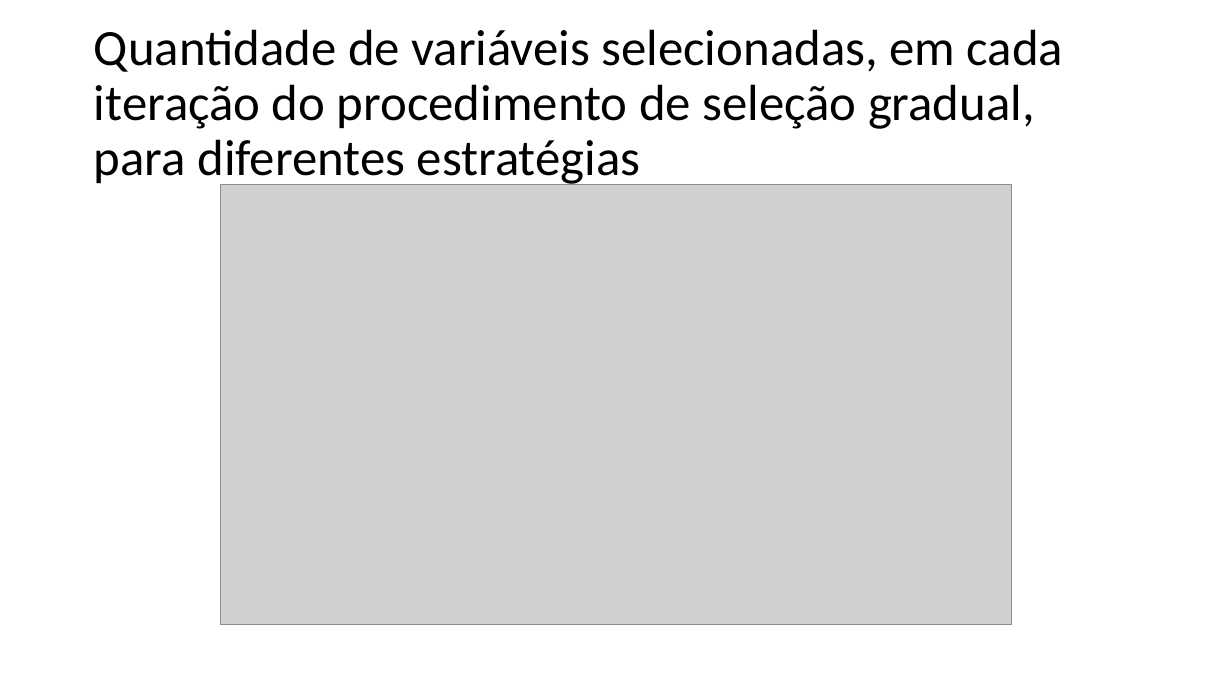
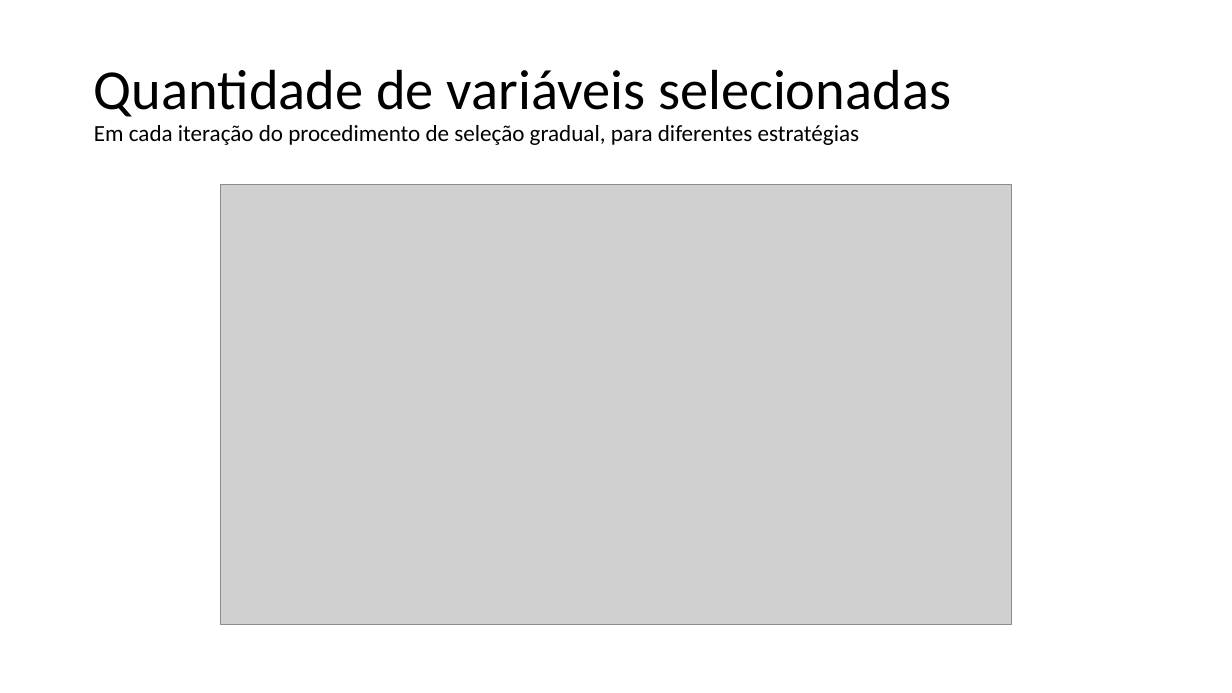
Before and after one commit to franzmonteiro/new_telco_churn, a slide deck: slide 11 of apresentacao.pptx. Drawn at 1232x693 pixels with LibreOffice and Linux fonts; fonts in the diff are those of the drawing; grey boxes stand for pictures; background and template pictures are left out. Boxes give left, top, right and bottom in pixels: in the first picture for what was removed or moved away, otherwise in the second. Text is boxed around its words. In the diff, an @@ line names an element or a change of style, - is before the commit and + after.

```diff
--- a/apresentacao.pptx
+++ b/apresentacao.pptx
@@ title at (94,69,951,145): text changed; size 39.6 to 18 pt @@
-Quantidade de variáveis selecionadas, em cada iteração do procedimento de seleção gradual, para diferentes estratégias
+Quantidade de variáveis selecionadas
+Em cada iteração do procedimento de seleção gradual, para diferentes estratégias
```
Also in this commit, not shown: 10 other slides changed, 3 slides added, 4 slides removed.
